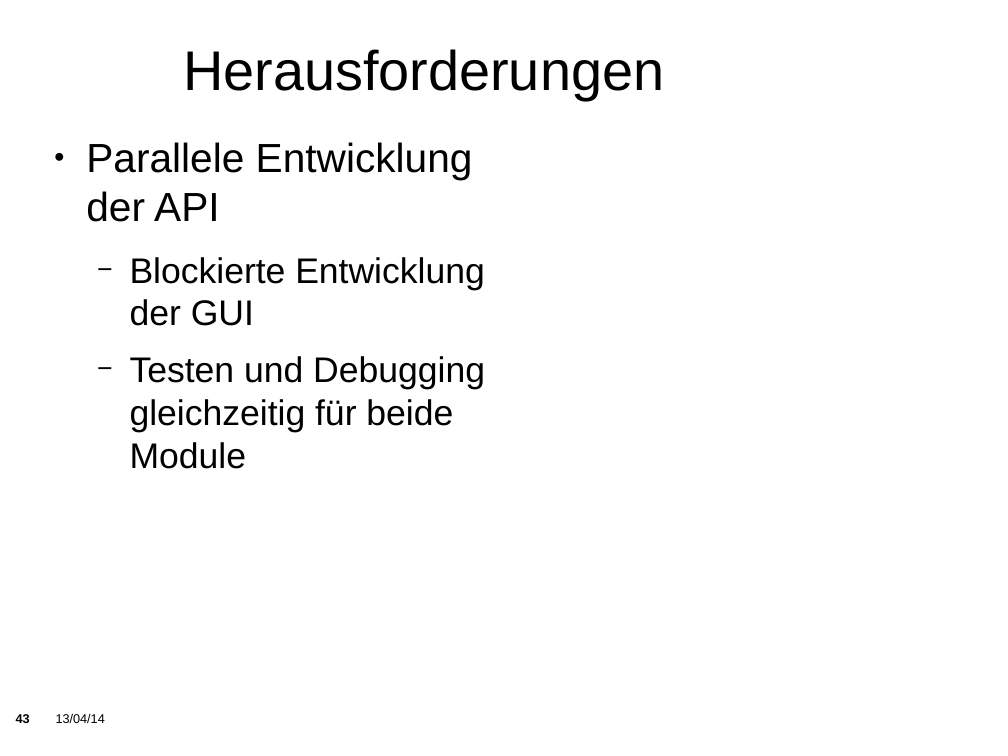
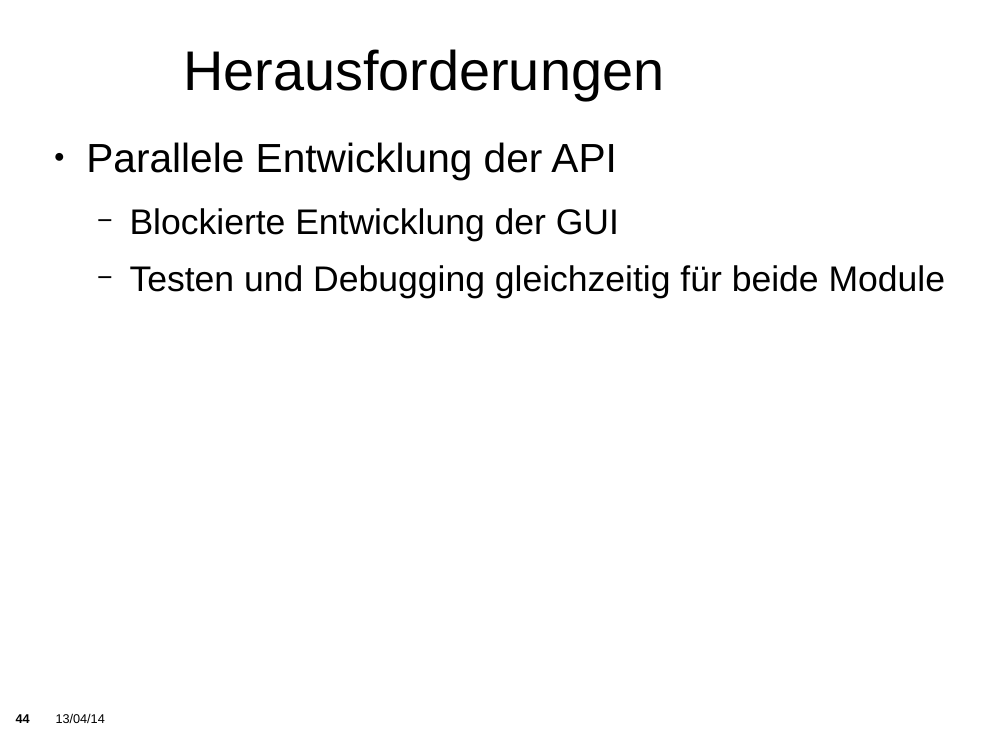
Before and after one commit to KITrokopter/Presentation, a slide deck: slide 44 of PresentationInTotal v0.1.odp (slide 43 before the commit). Drawn at 1008x756 pixels with LibreOffice and Linux fonts; fonts in the diff are those of the drawing; background and template pictures are left out. Boxes give left, top, right and bottom in pixels: in the first picture for what was removed or moved away, otherwise in the second. Text is boxed around its words. In the diff, an @@ line names an element or a change of style, - is before the commit and + after.

Commit message:
Fixed Layout for everything except Steuerungsmodul and GUI

```diff
--- a/PresentationInTotal v0.1.odp
+++ b/PresentationInTotal v0.1.odp
@@ text "Parallele Entwicklung der API" rewrapped from (86, 142, 485, 469) to (86, 142, 946, 298) @@
@@ page number at (16, 714, 30, 723): text changed @@
-43
+44
```
Also in this commit, not shown: 18 other slides changed, 9 slides added, 4 slides removed.
